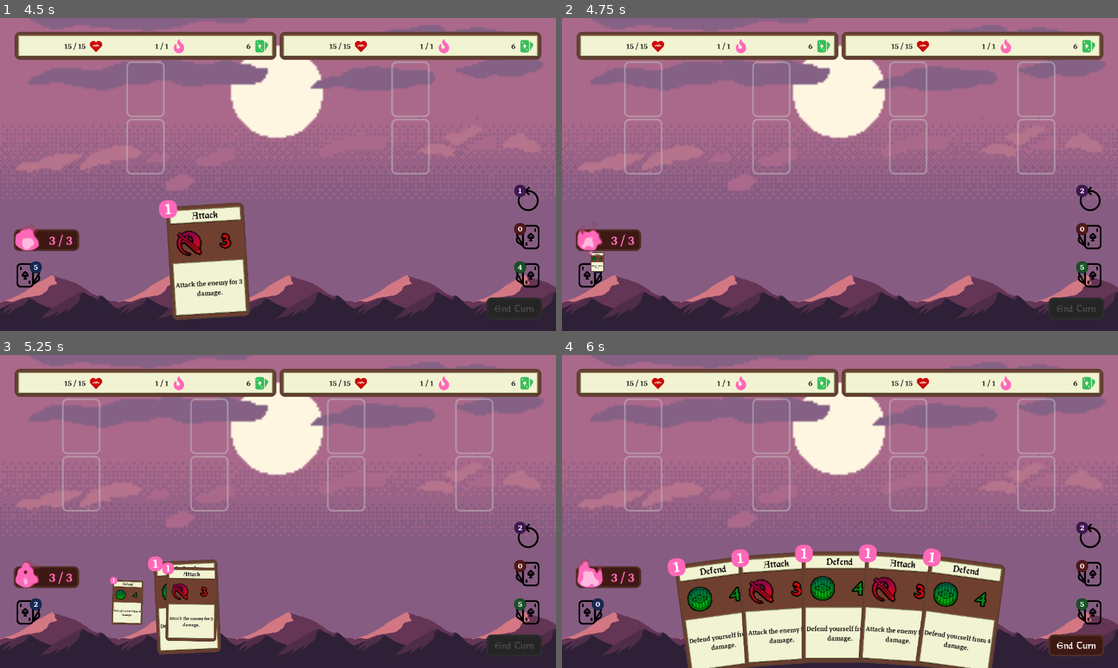
Above: before the commit, frames 1-4 (two rows, left to right).
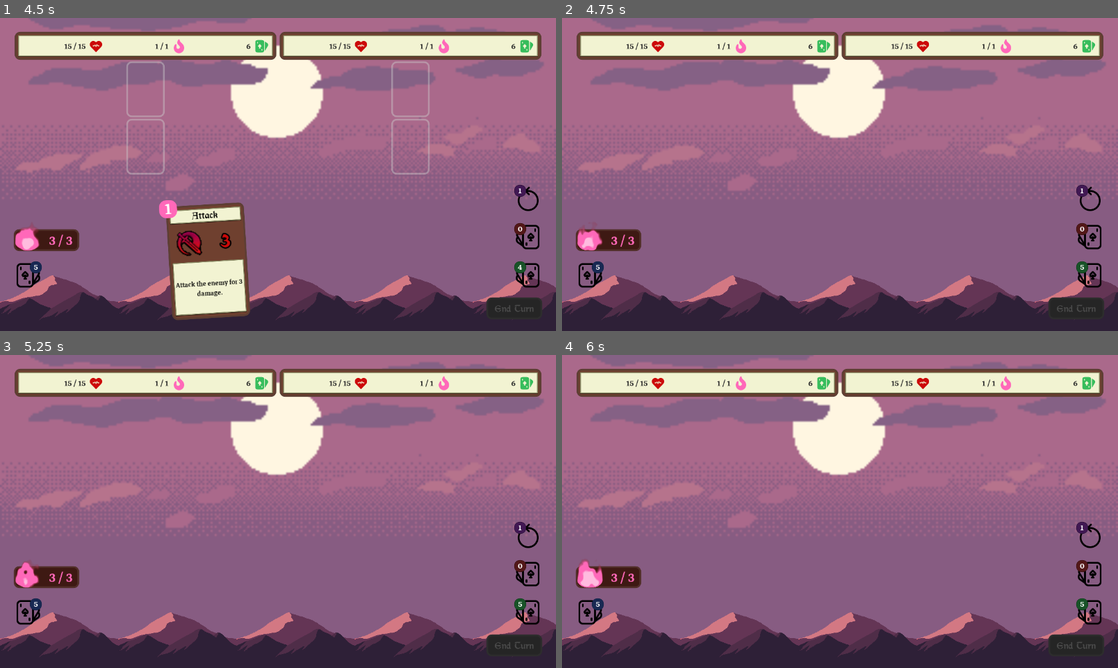
Above: after the commit, the same moments.

Repository: Maaack/Battle-Deck-Energy
Game: Godot game, scene res://Scenes/Main.tscn
Same seed, same stepped clock (60 frames per second), same inputs: the game is played once before the commit and once after it.
Inputs (mouse positions are in pixels of both pictures, inside the frame that each line leads up to):
- Up to frame 1 (4.5 s): drag from (278, 174) to (333, 105) at 0.52 s; drag from (166, 190) to (250, 237) at 1.27 s; move the mouse to (333, 105) at 2.02 s; click (333, 105) at 2.17 s; click "End Turn" at 2.75 s; drag from (250, 237) to (111, 127) at 3.52 s; move the mouse to (444, 221) at 4.27 s; click (444, 221) at 4.42 s
- Up to frame 2 (4.75 s): no input
- Up to frame 3 (5.25 s): drag from (111, 464) to (194, 433) at 5.02 s
- Up to frame 4 (6 s): move the mouse to (867, 511) at 5.77 s; click (867, 511) at 5.92 s

Frame 1 is identical in both runs. In frame 2, 1.5% of the frame differs, in the area x 4-94%, y 13-82%; in frame 3, 5.6%; in frame 4, 22%, in the area x 6-98%, y 13-100%.
Error after the commit: Invalid call. Nonexistent function 'connect' in base 'Nil'. (res://Scenes/PlayerInterface/PlayerInterface.gd:83)

Commit message:
BATL-02: Discards played cards and clears openings during resolution phase.

Diff:
--- a/Managers/CharacterBattle/CharacterBattleManager.gd
+++ b/Managers/CharacterBattle/CharacterBattleManager.gd
@@ -91,6 +91,7 @@
 	shuffled_cards.shuffle()
 	for card in shuffled_cards:
 		discard_card(card)
+	return shuffled_cards
 
 func play_card(card_data:CardData, battle_opening:BattleOpening):
 	var discarded_flag = hand.discard_card(card_data)
--- a/Managers/Openings/OpeningsManager.gd
+++ b/Managers/Openings/OpeningsManager.gd
@@ -24,3 +24,8 @@
 			if child.is_open():
 				battle_openings.append(child)
 	return battle_openings
+
+func remove_all_openings():
+	for child in get_children():
+		remove_child(child)
+		child.queue_free()
--- a/Scenes/BattleInterface/BattleInterface.gd
+++ b/Scenes/BattleInterface/BattleInterface.gd
@@ -9,6 +9,8 @@
 
 var player_data : CharacterData setget set_player_data
 var opponents : Array = [] setget set_opponents
+
+var _round_opportunities_map : Dictionary = {}
 
 func set_player_data(value:CharacterData):
 	player_data = value
@@ -51,14 +53,14 @@
 	var openings : Array = player_interface.add_player_openings(opportunities)
 	for opening in openings:
 		if opening is BattleOpening:
+			_round_opportunities_map[opening.opportunity_data] = opening
 			opening.connect("card_assigned", self, "_on_Opening_card_assigned")
 	player_battle_manager.draw_hand()
 
 func _end_player_turn():
-	if player_battle_manager.hand.size() > 0:
-		player_interface.connect("discard_completed",  battle_phase_manager, "advance")
-		player_battle_manager.discard_hand()
-	else:
+	player_interface.connect("discard_completed",  battle_phase_manager, "advance")
+	var discarded_cards : Array = player_battle_manager.discard_hand()
+	if discarded_cards.size() == 0:
 		battle_phase_manager.advance()
 
 func start_round():
@@ -68,7 +70,18 @@
 	battle_phase_manager.advance()
 
 func _resolve_actions():
-	battle_phase_manager.advance()
+	var discarding_flag = false
+	for opp_data in _round_opportunities_map:
+		if opp_data is OpportunityData and is_instance_valid(opp_data.card_data):
+			if opp_data.source == player_data:
+				if not discarding_flag:
+					discarding_flag = true
+					player_interface.connect("discard_completed",  battle_phase_manager, "advance")
+				player_battle_manager.discard_card(opp_data.card_data)
+	player_interface.remove_all_openings()
+	_round_opportunities_map.clear()
+	if not discarding_flag:
+		battle_phase_manager.advance()
 
 func _on_CharacterBattleManager_drew_card(card):
 	player_interface.draw_card(card)
--- a/Scenes/PlayerInterface/BattleBoard/ActionsBoard/ActionsBoard.gd
+++ b/Scenes/PlayerInterface/BattleBoard/ActionsBoard/ActionsBoard.gd
@@ -44,12 +44,10 @@
 						openings.append(opening)
 	return openings
 
-func remove_openings():
+func remove_all_openings():
 	for child in get_children():
-		if child.has_method("sub_player_opening"):
-			child.sub_player_opening()
-		if child.has_method("sub_opponent_opening"):
-			child.sub_opponent_opening()
+		if child.has_method("remove_all_openings"):
+			child.remove_all_openings()
 
 func get_player_battle_openings():
 	var battle_openings : Array = []
--- a/Scenes/PlayerInterface/BattleBoard/ActionsBoard/OpponentActions/OpponentActions.gd
+++ b/Scenes/PlayerInterface/BattleBoard/ActionsBoard/OpponentActions/OpponentActions.gd
@@ -40,14 +40,12 @@
 func sub_opponent_opening():
 	opponent_opening_manager.sub_opening()
 
+func remove_all_openings():
+	opponent_opening_manager.remove_all_openings()
+	player_opening_manager.remove_all_openings()
+
 func get_player_battle_openings():
 	return player_opening_manager.get_battle_openings()
 
 func get_opponent_battle_openings():
 	return opponent_opening_manager.get_battle_openings()
-
-func start_round():
-	pass
-
-func end_round():
-	pass
--- a/Scenes/PlayerInterface/PlayerInterface.gd
+++ b/Scenes/PlayerInterface/PlayerInterface.gd
@@ -130,8 +130,8 @@
 func add_opponent_openings(opps_data:Array):
 	return actions_board.add_opponent_openings(opps_data)
 
-func remove_openings():
-	actions_board.remove_openings()
+func remove_all_openings():
+	actions_board.remove_all_openings()
 
 func add_opponent_actions(opponent_data:CharacterData):
 	actions_board.add_opponent_actions(opponent_data)
